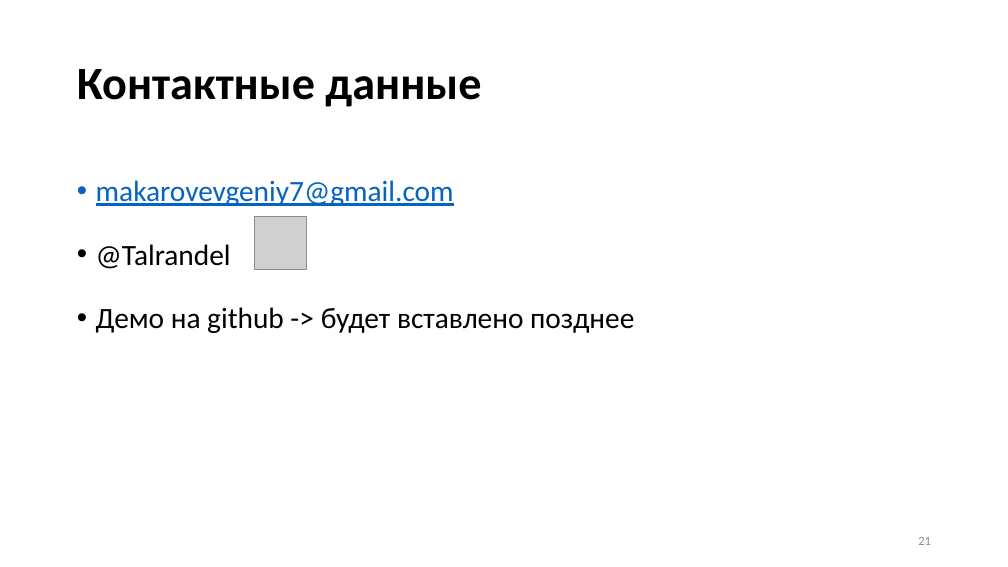
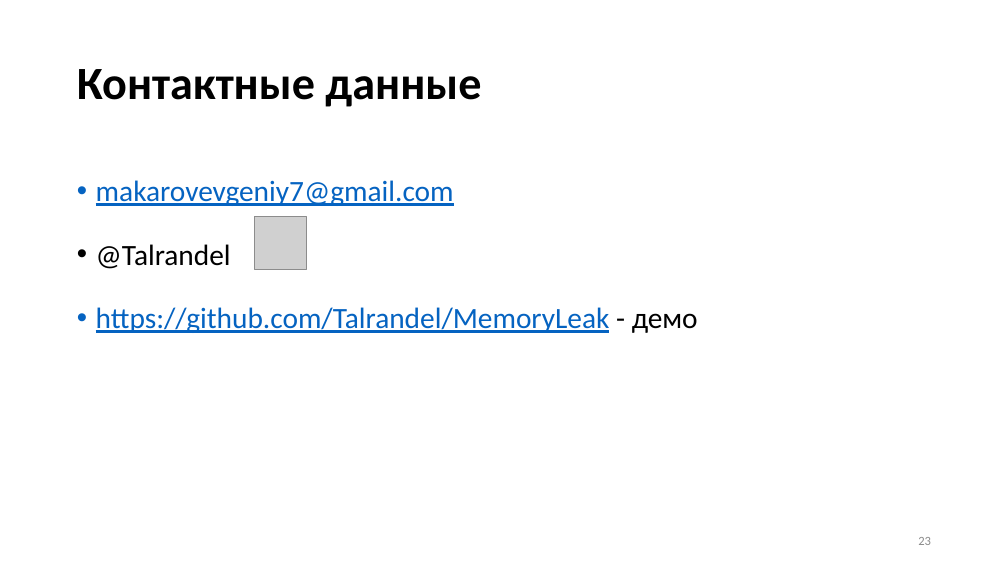
Before and after one commit to Talrandel/MemoryLeak, a slide deck: slide 23 of Утечки памяти.pptx (slide 21 before the commit). Drawn at 1008x567 pixels with LibreOffice and Linux fonts; fonts in the diff are those of the drawing; grey boxes stand for pictures. Boxes give left, top, right and bottom in pixels: in the first picture for what was removed or moved away, otherwise in the second. Text is boxed around its words. In the diff, an @@ line names an element or a change of style, - is before the commit and + after.

```diff
--- a/Утечки памяти.pptx
+++ b/Утечки памяти.pptx
@@ text at bbox=[96, 307, 698, 333]: text changed; text colour #000000 to #0563C1 @@
-• Демо на github -> будет вставлено позднее
+• https://github.com/Talrandel/MemoryLeak - демо
@@ page number at bbox=[918, 537, 931, 545]: text changed @@
-21
+23
```
Also in this commit, not shown: 12 other slides changed, 2 slides added, 16 other files.
